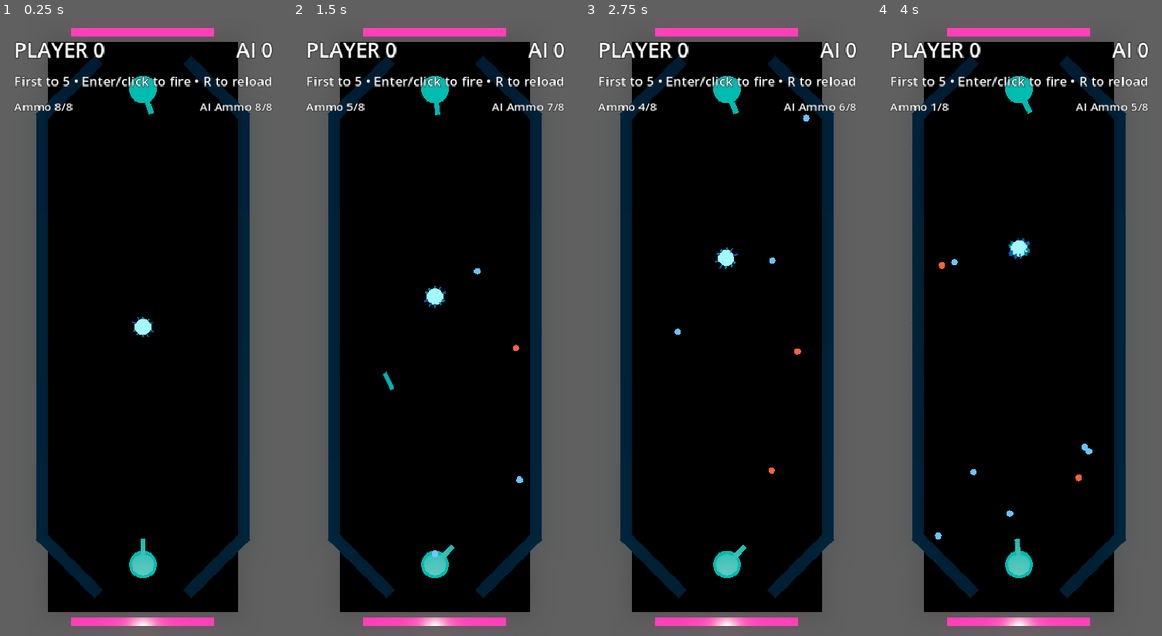
Above: before the commit, frames 1-4 (left to right).
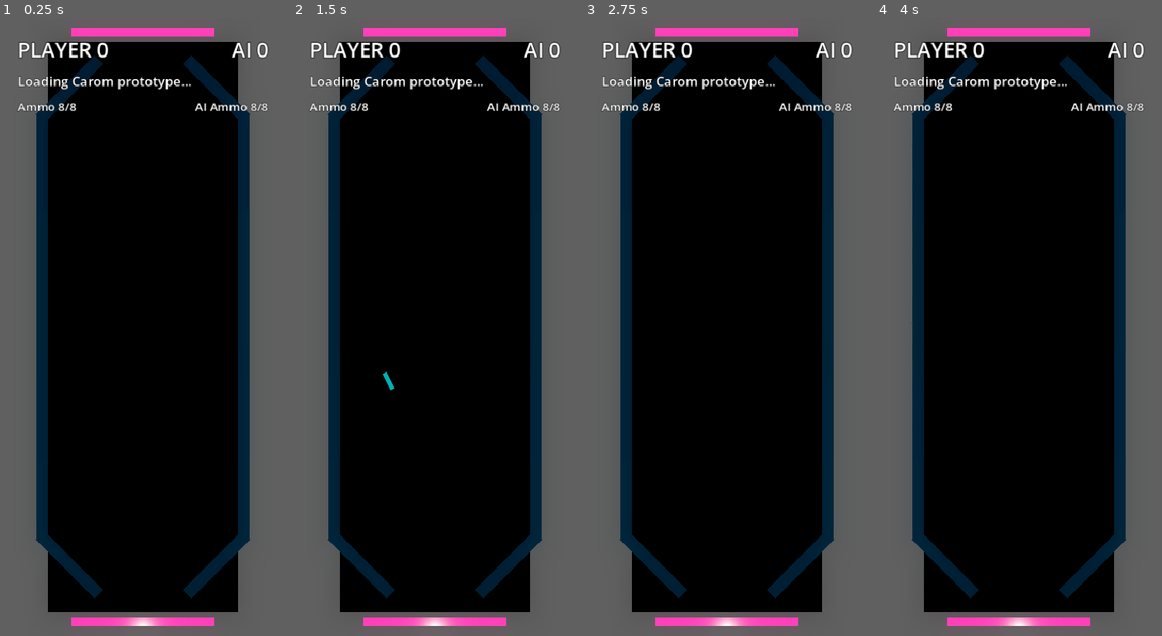
Above: after the commit, the same moments.

Repository: mchambers-mojang/sweet-vinegar-games
Game: Godot game, scene res://carom/scenes/carom_arena.tscn
Same seed, same stepped clock (60 frames per second), same inputs: the game is played once before the commit and once after it. This scene is started directly instead of the project's main scene.
Inputs (mouse positions are in pixels of both pictures, inside the frame that each line leads up to):
- Up to frame 1 (0.25 s): no input
- Up to frame 2 (1.5 s): tap Enter (ui_accept) at 0.5, 0.77, 1.25 s; move the mouse to (497, 296) at 0.52 s; hold Right (ui_right) 0.53-1.25 s; hold Shift 0.53-1.25 s; click (497, 296) at 0.67 s; drag from (377, 357) to (420, 450) at 1.27 s
- Up to frame 3 (2.75 s): tap Enter (ui_accept) at 2 s; move the mouse to (755, 191) at 2.02 s; hold Right (ui_right) from 2.03 s (still down); tap Ctrl at 2.1 s
- Up to frame 4 (4 s): release Right (ui_right) at 2.75 s; tap Enter (ui_accept) at 2.75, 3.5, 3.77 s; drag from (1004, 450) to (933, 234) at 2.77 s; move the mouse to (1104, 419) at 3.52 s; hold Left (ui_left) from 3.53 s (still down); tap R at 3.6 s

The runs differ from the first frame. In frame 1, 2.9% of the frame differs, in the area x 4-96%, y 3-91%; in frame 2, 3.0%; in frame 3, 3.0%; in frame 4, 3.1%.
Error after the commit: Parse Error: Member "global_position" redefined (original in native class 'Node3D') (res://carom/scripts/carom_puck.gd:69)

Commit message:
feat: two-body puck — steel ball bearing inside plastic cage
Crossfire-accurate physics: the puck is now two separate RigidBody3D
nodes under a Node3D parent:

- Cage: star-fin frame, lock_rotation=true (stays flat on ground)
  - Low mass (0.8), provides the irregular collision profile
  - Projectiles hit the cage → cage transfers force to ball via contact

- Ball: steel bearing sphere, rolls freely inside cage
  - Higher mass (2.0), free rotation
  - Contained by cage fin walls, rolls from cage contact forces

Updated arena goal detection and projectile collision to find the
CaromPuck parent node from the child RigidBody3D bodies.

Co-authored-by: Copilot <223556219+Copilot@users.noreply.github.com>

Diff:
--- a/carom/scenes/carom_puck.tscn
+++ b/carom/scenes/carom_puck.tscn
@@ -1,24 +1,56 @@
-[gd_scene load_steps=12 format=3]
+[gd_scene load_steps=14 format=3]
 
 [ext_resource type="Script" path="res://carom/scripts/carom_puck.gd" id="1"]
 
-; Crossfire-style puck: central rolling ball with 5 radiating fins.
-; Projectiles hitting fins create off-center torque → unpredictable rolling.
+; === CAGE: plastic star frame, stays flat, provides irregular collision profile ===
 
-; Central ball — the part that actually rolls
-[sub_resource type="SphereShape3D" id="1"]
-radius = 0.35
-
-; Fin collision — thin paddles radiating from center, extending past ball radius
+; Cage ring — hollow cylinder approximated as thin box walls forming a circle
+; Using boxes for the fins that also act as cage walls to contain the ball
 [sub_resource type="BoxShape3D" id="2"]
 size = Vector3(0.08, 0.25, 0.9)
 
-; Ball mesh
+[sub_resource type="BoxShape3D" id="8"]
+size = Vector3(0.08, 0.25, 1.0)
+
+; Fin mesh
+[sub_resource type="BoxMesh" id="6"]
+size = Vector3(0.06, 0.23, 0.88)
+
+; Wider fin mesh
+[sub_resource type="BoxMesh" id="9"]
+size = Vector3(0.06, 0.23, 0.98)
+
+; Fin material — dim neon outline
+[sub_resource type="StandardMaterial3D" id="7"]
+albedo_color = Color(0.02, 0.08, 0.1, 1)
+emission_enabled = true
+emission = Color(0.08, 0.5, 0.6, 1)
+emission_energy_multiplier = 0.8
+roughness = 0.2
+
+; Wider fin material
+[sub_resource type="StandardMaterial3D" id="10"]
+albedo_color = Color(0.02, 0.06, 0.12, 1)
+emission_enabled = true
+emission = Color(0.05, 0.4, 0.7, 1)
+emission_energy_multiplier = 0.8
+roughness = 0.2
+
+; Cage physics material — bouncy, low friction
+[sub_resource type="PhysicsMaterial" id="5"]
+friction = 0.1
+bounce = 0.8
+
+; === BALL: steel ball bearing, rolls freely inside cage ===
+
+[sub_resource type="SphereShape3D" id="1"]
+radius = 0.28
+
 [sub_resource type="SphereMesh" id="3"]
-radius = 0.35
-height = 0.7
+radius = 0.28
+height = 0.56
 
-; Ball material — bright cyan neon core
+; Ball material — bright neon core
 [sub_resource type="StandardMaterial3D" id="4"]
 albedo_color = Color(0.05, 0.2, 0.25, 1)
 emission_enabled = true
@@ -26,114 +58,96 @@
 emission_energy_multiplier = 1.0
 roughness = 0.08
 
-; Fin mesh — flat rectangular paddle
-[sub_resource type="BoxMesh" id="6"]
-size = Vector3(0.06, 0.23, 0.88)
+; Ball physics material — very bouncy, low friction (steel bearing)
+[sub_resource type="PhysicsMaterial" id="11"]
+friction = 0.05
+bounce = 0.9
 
-; Fin material — dimmer neon outline look
-[sub_resource type="StandardMaterial3D" id="7"]
-albedo_color = Color(0.02, 0.08, 0.1, 1)
-emission_enabled = true
-emission = Color(0.08, 0.5, 0.6, 1)
-emission_energy_multiplier = 0.8
-roughness = 0.2
+; === ROOT: Node3D container (script manages both bodies) ===
 
-[sub_resource type="PhysicsMaterial" id="5"]
-friction = 0.1
-bounce = 0.85
+[node name="CaromPuck" type="Node3D"]
+script = ExtResource("1")
 
-; Fin collision — slightly wider variant for asymmetry
-[sub_resource type="BoxShape3D" id="8"]
-size = Vector3(0.08, 0.25, 1.0)
+; === CAGE BODY: locked rotation so frame stays flat ===
+[node name="Cage" type="RigidBody3D" parent="."]
+mass = 0.8
+physics_material_override = SubResource("5")
+linear_damp = 0.4
+angular_damp = 1.0
+continuous_cd = true
+lock_rotation = true
 
-; Wider fin mesh
-[sub_resource type="BoxMesh" id="9"]
-size = Vector3(0.06, 0.23, 0.98)
-
-; Wider fin material — slightly different color for visual variety
-[sub_resource type="StandardMaterial3D" id="10"]
-albedo_color = Color(0.02, 0.06, 0.12, 1)
-emission_enabled = true
-emission = Color(0.05, 0.4, 0.7, 1)
-emission_energy_multiplier = 0.8
-roughness = 0.2
-
-[node name="CaromPuck" type="RigidBody3D"]
-script = ExtResource("1")
-mass = 1.4
-physics_material_override = SubResource("5")
-linear_damp = 0.35
-angular_damp = 0.12
-continuous_cd = true
-
-; Central ball collision
-[node name="BallCollision" type="CollisionShape3D" parent="."]
+; Fin 1: 0 degrees
+[node name="Fin1Col" type="CollisionShape3D" parent="Cage"]
 position = Vector3(0, 0.4, 0)
-shape = SubResource("1")
-
-; 5 fins at irregular angles (not evenly spaced — more unpredictable)
-; Fin 1: 0 degrees
-[node name="Fin1Collision" type="CollisionShape3D" parent="."]
-position = Vector3(0, 0.4, 0)
-rotation = Vector3(0, 0, 0)
 shape = SubResource("2")
 
-[node name="Fin1Mesh" type="MeshInstance3D" parent="."]
+[node name="Fin1Mesh" type="MeshInstance3D" parent="Cage"]
 position = Vector3(0, 0.4, 0)
-rotation = Vector3(0, 0, 0)
 mesh = SubResource("6")
 material_override = SubResource("7")
 
-; Fin 2: 65 degrees (not 72 — deliberately uneven)
-[node name="Fin2Collision" type="CollisionShape3D" parent="."]
+; Fin 2: 65 degrees
+[node name="Fin2Col" type="CollisionShape3D" parent="Cage"]
 position = Vector3(0, 0.4, 0)
 rotation = Vector3(0, 1.134, 0)
 shape = SubResource("8")
 
-[node name="Fin2Mesh" type="MeshInstance3D" parent="."]
+[node name="Fin2Mesh" type="MeshInstance3D" parent="Cage"]
 position = Vector3(0, 0.4, 0)
 rotation = Vector3(0, 1.134, 0)
 mesh = SubResource("9")
 material_override = SubResource("10")
 
 ; Fin 3: 140 degrees
-[node name="Fin3Collision" type="CollisionShape3D" parent="."]
+[node name="Fin3Col" type="CollisionShape3D" parent="Cage"]
 position = Vector3(0, 0.4, 0)
 rotation = Vector3(0, 2.443, 0)
 shape = SubResource("2")
 
-[node name="Fin3Mesh" type="MeshInstance3D" parent="."]
+[node name="Fin3Mesh" type="MeshInstance3D" parent="Cage"]
 position = Vector3(0, 0.4, 0)
 rotation = Vector3(0, 2.443, 0)
 mesh = SubResource("6")
 material_override = SubResource("7")
 
 ; Fin 4: 210 degrees
-[node name="Fin4Collision" type="CollisionShape3D" parent="."]
+[node name="Fin4Col" type="CollisionShape3D" parent="Cage"]
 position = Vector3(0, 0.4, 0)
 rotation = Vector3(0, 3.665, 0)
 shape = SubResource("8")
 
-[node name="Fin4Mesh" type="MeshInstance3D" parent="."]
+[node name="Fin4Mesh" type="MeshInstance3D" parent="Cage"]
 position = Vector3(0, 0.4, 0)
 rotation = Vector3(0, 3.665, 0)
 mesh = SubResource("9")
 material_override = SubResource("10")
 
 ; Fin 5: 295 degrees
-[node name="Fin5Collision" type="CollisionShape3D" parent="."]
+[node name="Fin5Col" type="CollisionShape3D" parent="Cage"]
 position = Vector3(0, 0.4, 0)
 rotation = Vector3(0, 5.149, 0)
 shape = SubResource("2")
 
-[node name="Fin5Mesh" type="MeshInstance3D" parent="."]
+[node name="Fin5Mesh" type="MeshInstance3D" parent="Cage"]
 position = Vector3(0, 0.4, 0)
 rotation = Vector3(0, 5.149, 0)
 mesh = SubResource("6")
 material_override = SubResource("7")
 
-; Central ball visual
-[node name="BallMesh" type="MeshInstance3D" parent="."]
+; === BALL BODY: free rolling sphere inside the cage ===
+[node name="Ball" type="RigidBody3D" parent="."]
+mass = 2.0
+physics_material_override = SubResource("11")
+linear_damp = 0.2
+angular_damp = 0.05
+continuous_cd = true
+
+[node name="BallCollision" type="CollisionShape3D" parent="Ball"]
+position = Vector3(0, 0.4, 0)
+shape = SubResource("1")
+
+[node name="BallMesh" type="MeshInstance3D" parent="Ball"]
 position = Vector3(0, 0.4, 0)
 mesh = SubResource("3")
 material_override = SubResource("4")
--- a/carom/scripts/carom_arena.gd
+++ b/carom/scripts/carom_arena.gd
@@ -44,17 +44,27 @@
 	if body is CaromProjectile:
 		(body as CaromProjectile).enter_goal()
 		return
-	if _goal_locked or not body is CaromPuck:
+	# Cage or Ball RigidBody3D — check if parent is the puck
+	var puck_node := _get_puck_from_body(body)
+	if _goal_locked or puck_node == null:
 		return
 	_goal_locked = true
-	goal_scored.emit(&"north", body as CaromPuck)
+	goal_scored.emit(&"north", puck_node)
 
 
 func _on_north_goal_body_entered(body: Node) -> void:
 	if body is CaromProjectile:
 		(body as CaromProjectile).enter_goal()
 		return
-	if _goal_locked or not body is CaromPuck:
+	var puck_node := _get_puck_from_body(body)
+	if _goal_locked or puck_node == null:
 		return
 	_goal_locked = true
-	goal_scored.emit(&"south", body as CaromPuck)
+	goal_scored.emit(&"south", puck_node)
+
+
+func _get_puck_from_body(body: Node) -> CaromPuck:
+	var parent := body.get_parent()
+	if parent is CaromPuck:
+		return parent as CaromPuck
+	return null
--- a/carom/scripts/carom_projectile.gd
+++ b/carom/scripts/carom_projectile.gd
@@ -41,10 +41,15 @@
 
 func _handle_collision(collision: KinematicCollision3D) -> void:
 	var collider := collision.get_collider()
-	if collider is CaromPuck:
-		var puck := collider as CaromPuck
-		var impact_offset := collision.get_position() - puck.global_position
-		puck.apply_impulse(direction * puck_impulse, impact_offset)
+	# Collider may be the Cage or Ball RigidBody3D — check parent for CaromPuck
+	var puck_node: CaromPuck = null
+	if collider is Node:
+		var parent := (collider as Node).get_parent()
+		if parent is CaromPuck:
+			puck_node = parent as CaromPuck
+	if puck_node:
+		var impact_offset := collision.get_position() - puck_node.global_position
+		puck_node.apply_impulse(direction * puck_impulse, impact_offset)
 	# Bounce off everything (walls, puck, other projectiles)
 	var normal := collision.get_normal()
 	direction = direction.bounce(normal).normalized()
--- a/carom/scripts/carom_puck.gd
+++ b/carom/scripts/carom_puck.gd
@@ -1,19 +1,26 @@
 class_name CaromPuck
-extends RigidBody3D
+extends Node3D
 
-## Prototype puck behavior — speed clamp, optional goal-ward nudge, and round reset support.
+## Crossfire-style puck: two physics objects.
+## - Cage: plastic frame with fins. Stays flat (lock_rotation). Provides the irregular hit profile.
+## - Ball: steel ball bearing inside the cage. Rolls freely within the cage walls.
+## Projectiles hit the cage fins → cage moves → cage walls push the ball → ball rolls.
 
 @export var max_speed: float = 14.0
 @export var stall_nudge_force: float = 0.18
 @export var stall_speed_threshold: float = 1.8
-@export var reset_height: float = 0.45
+@export var reset_height: float = 0.4
 
 var _goal_targets: Array[Vector3] = []
 var _reset_position: Vector3 = Vector3.ZERO
 
+@onready var cage: RigidBody3D = $Cage
+@onready var ball: RigidBody3D = $Ball
+
 
 func _ready() -> void:
-	can_sleep = false
+	cage.can_sleep = false
+	ball.can_sleep = false
 
 
 func configure(goal_targets: Array[Vector3], reset_position: Vector3) -> void:
@@ -24,42 +31,74 @@
 func reset_to_center(reset_position: Vector3 = Vector3.ZERO) -> void:
 	if reset_position == Vector3.ZERO:
 		reset_position = _reset_position
-	global_position = Vector3(reset_position.x, reset_height, reset_position.z)
-	linear_velocity = Vector3.ZERO
-	angular_velocity = Vector3.ZERO
-	sleeping = false
+	var pos := Vector3(reset_position.x, reset_height, reset_position.z)
+	cage.global_position = pos
+	cage.linear_velocity = Vector3.ZERO
+	cage.angular_velocity = Vector3.ZERO
+	ball.global_position = pos
+	ball.linear_velocity = Vector3.ZERO
+	ball.angular_velocity = Vector3.ZERO
 
 
 func _physics_process(_delta: float) -> void:
-	# Safety: if puck escapes arena bounds, reset it
-	if abs(global_position.x) > 8.0 or global_position.z < -2.0 or global_position.z > 28.0 or abs(global_position.y) > 3.0:
-		push_warning("Puck escaped bounds at %s — resetting" % str(global_position))
+	# Use cage position as the "puck position" for game logic
+	var pos := cage.global_position
+
+	# Safety: if either part escapes bounds, reset both
+	if abs(pos.x) > 8.0 or pos.z < -2.0 or pos.z > 28.0 or abs(pos.y) > 3.0:
+		push_warning("Puck escaped bounds at %s — resetting" % str(pos))
 		reset_to_center()
 		return
 
-	if stall_nudge_force > 0.0 and linear_velocity.length() <= stall_speed_threshold:
+	# Speed clamp on cage
+	var speed := cage.linear_velocity.length()
+	if speed > max_speed:
+		cage.linear_velocity = cage.linear_velocity.normalized() * max_speed
+
+	# Speed clamp on ball
+	var ball_speed := ball.linear_velocity.length()
+	if ball_speed > max_speed:
+		ball.linear_velocity = ball.linear_velocity.normalized() * max_speed
+
+	# Stall nudge — apply to cage (ball follows via collision)
+	if stall_nudge_force > 0.0 and speed <= stall_speed_threshold:
 		_apply_goal_nudge()
 
-	var speed := linear_velocity.length()
-	if speed > max_speed:
-		linear_velocity = linear_velocity.normalized() * max_speed
+
+## The "global_position" of the puck for external code (goal detection, etc.)
+var global_position: Vector3:
+	get:
+		if cage:
+			return cage.global_position
+		return Vector3.ZERO
+	set(value):
+		if cage:
+			cage.global_position = value
+		if ball:
+			ball.global_position = value
+
+
+## Allow external code to apply impulse (projectiles hit the cage)
+func apply_impulse(impulse: Vector3, position: Vector3 = Vector3.ZERO) -> void:
+	cage.apply_impulse(impulse, position)
 
 
 func _apply_goal_nudge() -> void:
 	if _goal_targets.is_empty():
 		return
 
+	var pos := cage.global_position
 	var nearest_goal := _goal_targets[0]
 	var nearest_distance: float = 1e20
 	for goal_target in _goal_targets:
-		var flat_distance := Vector2(goal_target.x - global_position.x, goal_target.z - global_position.z).length_squared()
+		var flat_distance := Vector2(goal_target.x - pos.x, goal_target.z - pos.z).length_squared()
 		if flat_distance < nearest_distance:
 			nearest_distance = flat_distance
 			nearest_goal = goal_target
 
-	var direction := nearest_goal - global_position
+	var direction := nearest_goal - pos
 	direction.y = 0.0
 	if direction.length_squared() <= 0.0001:
 		return
 
-	apply_central_force(direction.normalized() * stall_nudge_force)
+	cage.apply_central_force(direction.normalized() * stall_nudge_force)
